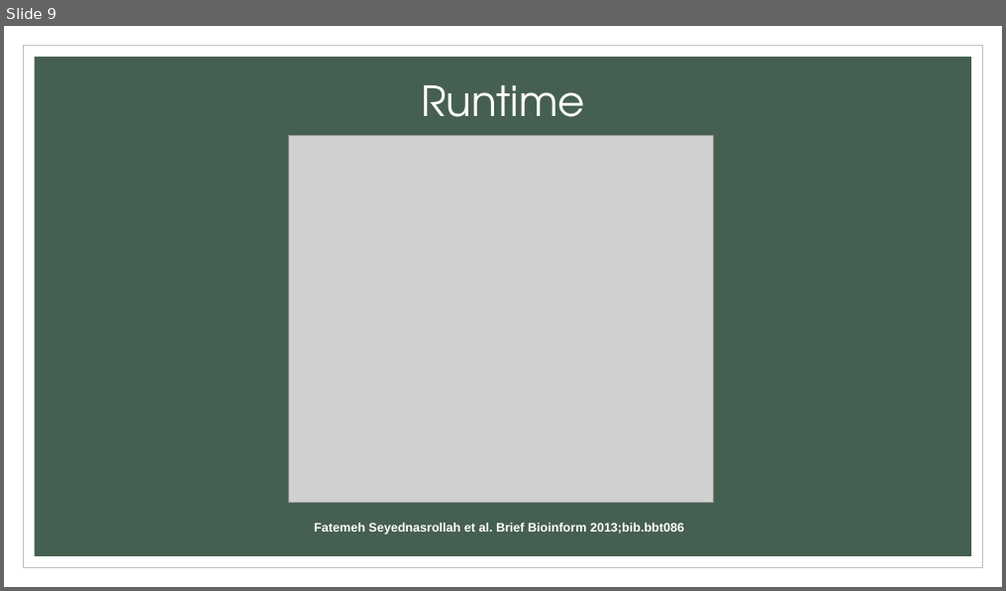
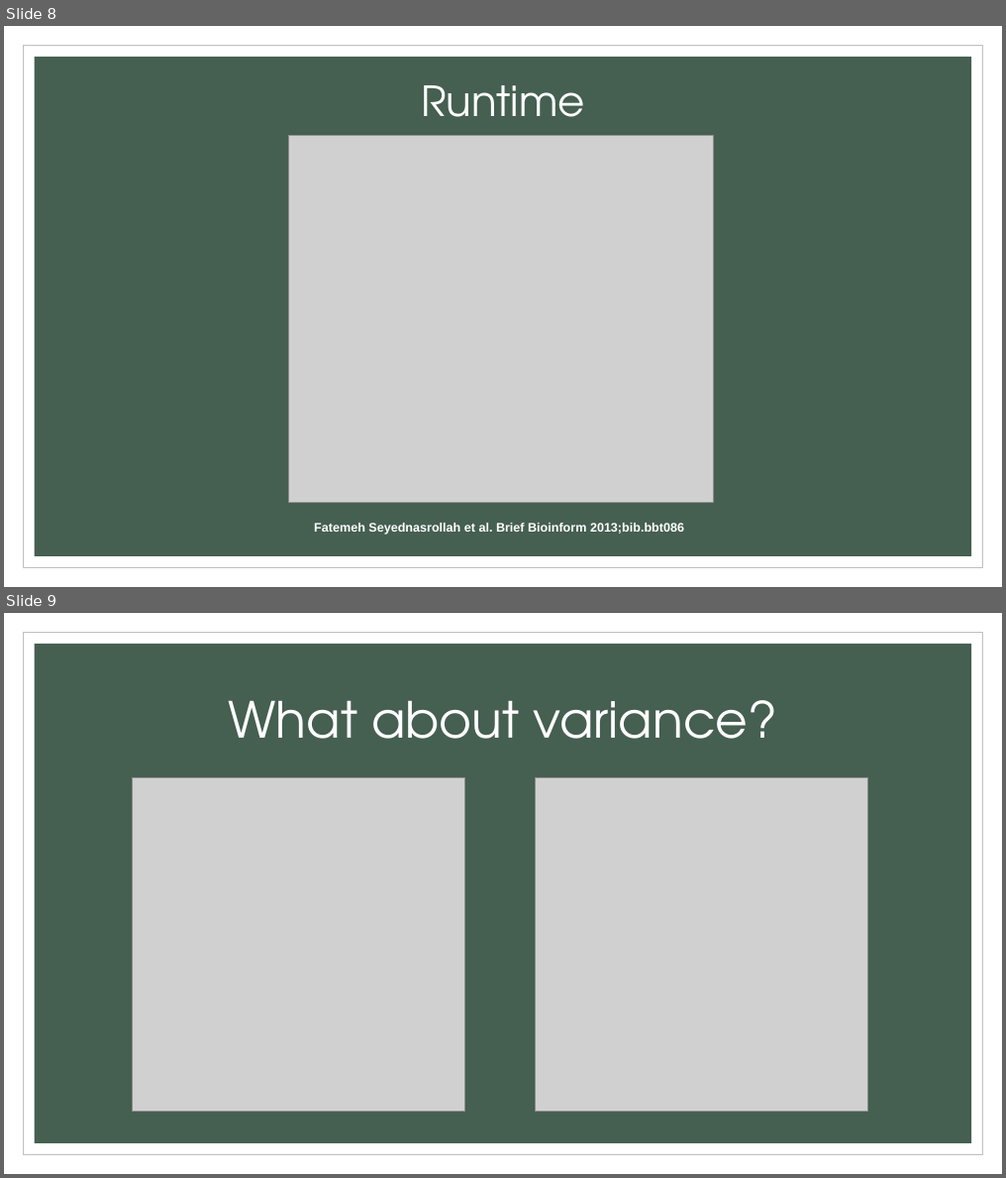
Before and after one commit to pjte/big-data, a slide deck: final_presentation.pptx. Shown one above the other, each under a label of ours: slide 9 before the commit, slides 8 and 9 after it. The pictures are 1006x591 and 1006x1178 pixels, drawn with LibreOffice and Linux fonts; fonts in the diff are those of the drawing; grey boxes stand for pictures. Boxes give left, top, right and bottom in pixels: in the first picture for what was removed or moved away, otherwise in the second. Text is boxed around its words. In the diff, an @@ line names an element or a change of style, - is before the commit and + after.

```diff
--- a/final_presentation.pptx
+++ b/final_presentation.pptx
@@ slide 9 added at (4, 613, 1002, 1174), background #FFFFFF; not listed: 2 template elements that a slide beside it also shows @@
@@ title added at (229, 700, 778, 739), 48 pt, text #FFFFFF @@
+What about variance?
@@ picture added at (132, 777, 465, 1111) @@
@@ picture added at (535, 777, 868, 1111) @@
@@ what was slide 9 is now slide 8 @@
```
Also in this commit, not shown: 6 slides changed, 1 other slide added, 3 slides removed.
